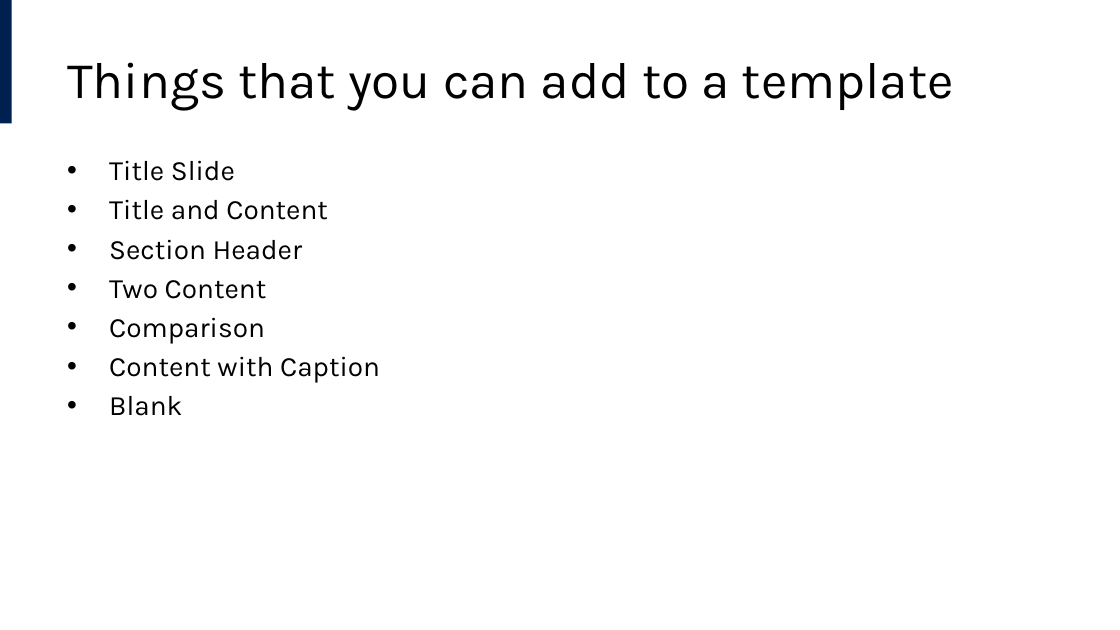
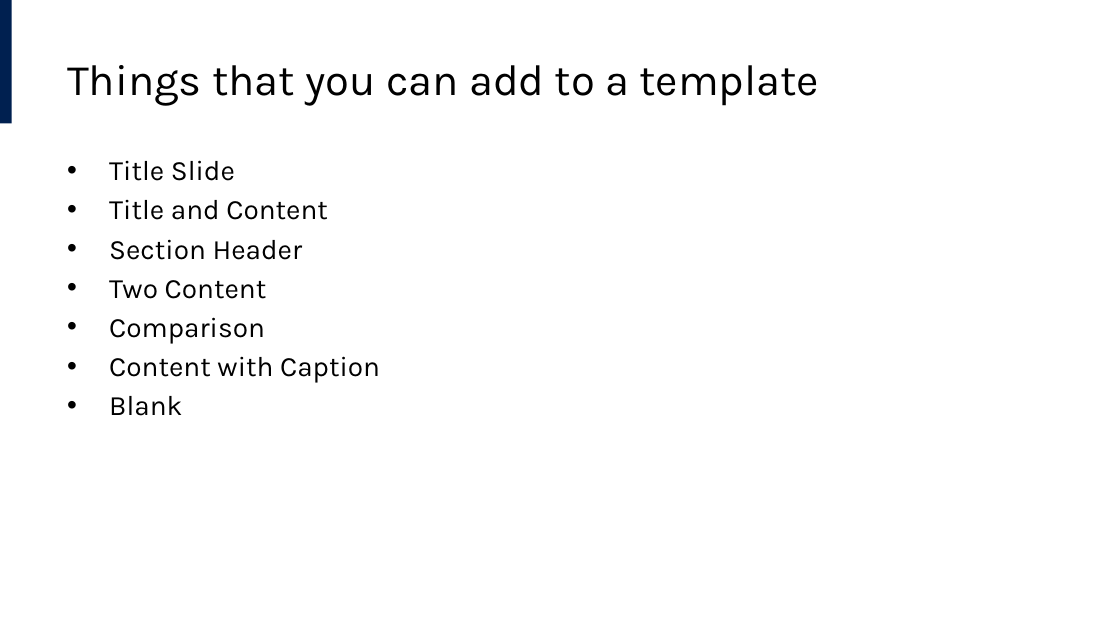
Before and after one commit to lucas-a-meyer/using-quarto, a slide deck: slide 2 of templates/template.pptx. Drawn at 1120x630 pixels with LibreOffice and Linux fonts; fonts in the diff are those of the drawing. Boxes give left, top, right and bottom in pixels: in the first picture for what was removed or moved away, otherwise in the second. Text is boxed around its words. In the diff, an @@ line names an element or a change of style, - is before the commit and + after.

```diff
--- a/templates/template.pptx
+++ b/templates/template.pptx
@@ title "Things that you can add ..." at (x1=67, y1=65, x2=820, y2=106): size 33 to 28 pt @@
```
Also in this commit, not shown: 7 other files.
